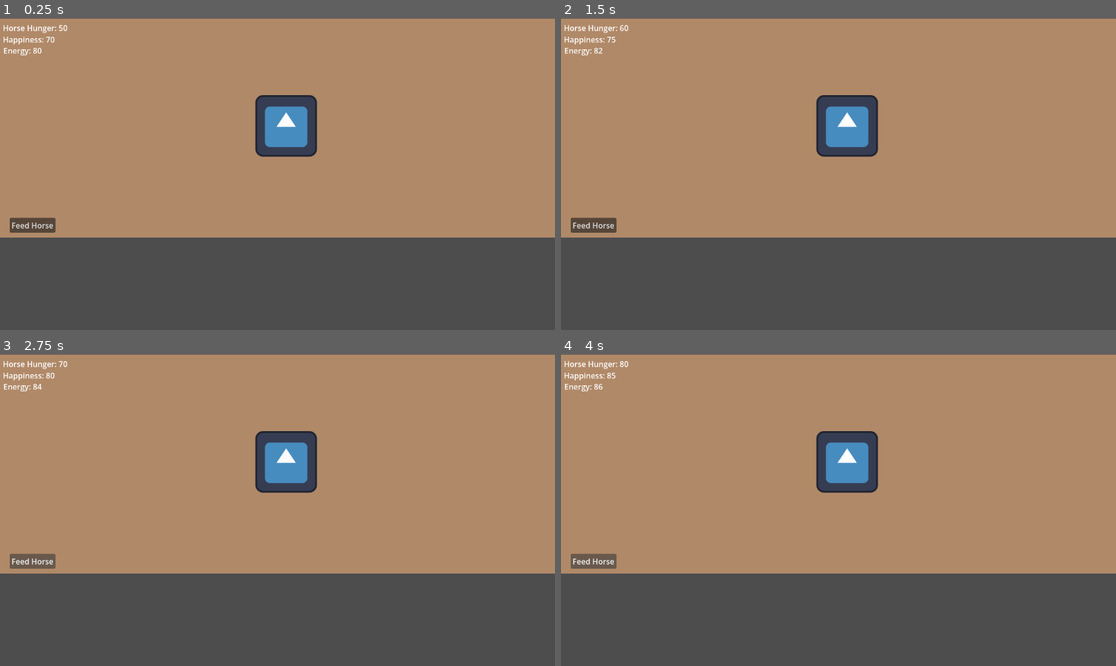
Above: before the commit, frames 1-4 (two rows, left to right).
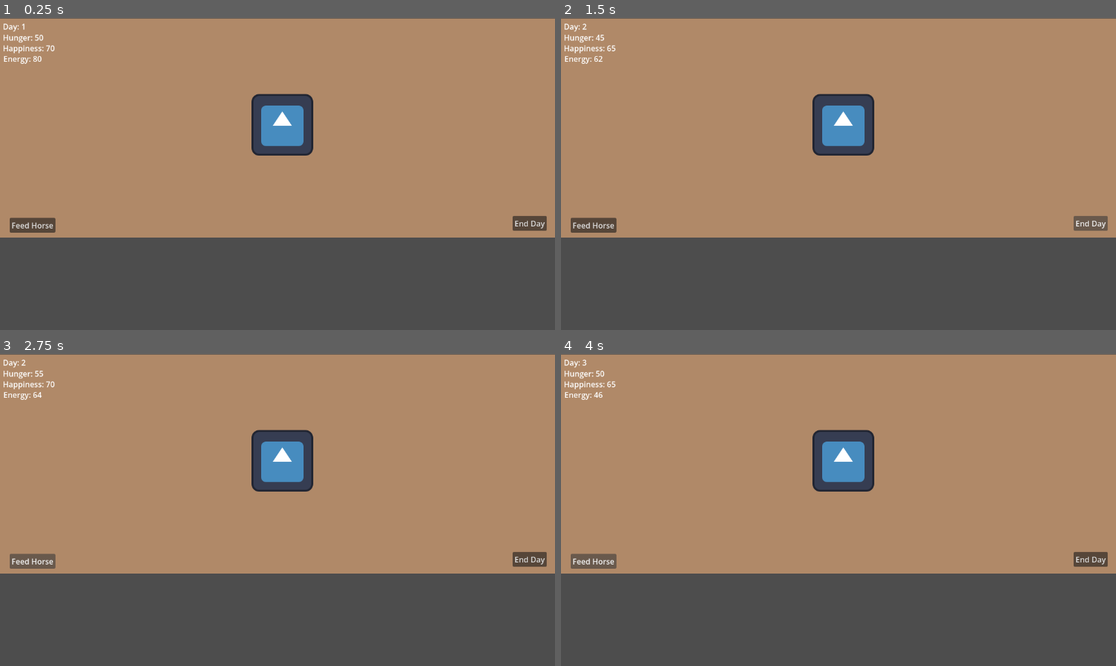
Above: after the commit, the same moments.

Repository: veronica-foltz/stable-tycoon
Game: Godot game, scene res://scenes/main.tscn
The game is run twice, just before and just after one commit, with the same random seed, the same clock (stepped at 60 frames per second) and the same inputs. The engine's default icon, where the game draws it, is replaced by a stand-in: a white triangle on a blue panel in a dark square.
Inputs (mouse positions are in pixels of both pictures, inside the frame that each line leads up to):
- Up to frame 1 (0.25 s): no input
- Up to frame 2 (1.5 s): click "Feed Horse" at 0.5 s; click (1088, 223) at 1.25 s, where only the run after the commit has a clickable "End Day"
- Up to frame 3 (2.75 s): click "Feed Horse" at 2 s
- Up to frame 4 (4 s): click (1088, 559) at 2.75 s, where only the run after the commit has a clickable "End Day"; click "Feed Horse" at 3.5 s

The runs differ from the first frame. In frame 1, 1.6% of the frame differs, in the area x 0-99%, y 1-69%; in frame 2, 1.6%; in frame 3, 1.6%; in frame 4, 1.6%.

Commit message:
End of day button
Added end of day button and connected it to main

Diff:
--- a/stable-tycoon/scenes/main.gd
+++ b/stable-tycoon/scenes/main.gd
@@ -7,9 +7,10 @@
 	update_hunger_label()
 	update_happiness_label()
 	update_energy_label()
+	update_day_label()
 
 func update_hunger_label():
-	hunger_label.text = "Horse Hunger: " + str(hunger)
+	hunger_label.text = "Hunger: " + str(hunger)
 
 func _on_feed_button_pressed():
 
@@ -44,3 +45,30 @@
 
 func update_energy_label():
 	energy_label.text = "Energy: " + str(energy)
+
+
+var day = 1
+@onready var day_label = $DayLabel
+
+func update_day_label():
+	day_label.text = "Day: " + str(day)
+
+func _on_end_day_button_pressed():
+	day += 1
+	hunger -= 15
+	happiness -= 10
+	energy -= 20
+
+	if hunger < 0:
+		hunger = 0
+
+	if happiness < 0:
+		happiness = 0
+
+	if energy < 0:
+		energy = 0
+
+	update_day_label()
+	update_hunger_label()
+	update_happiness_label()
+	update_energy_label()
--- a/stable-tycoon/scenes/main.tscn
+++ b/stable-tycoon/scenes/main.tscn
@@ -22,10 +22,10 @@
 
 [node name="Horse" type="TextureRect" parent="." unique_id=1936133364]
 layout_mode = 0
-offset_left = 530.0
-offset_top = 160.0
-offset_right = 658.0
-offset_bottom = 288.0
+offset_left = 522.0
+offset_top = 158.0
+offset_right = 650.0
+offset_bottom = 286.0
 texture = ExtResource("1_o5qli")
 
 [node name="FeedButton" type="Button" parent="." unique_id=345679970]
@@ -39,25 +39,42 @@
 [node name="HungerLabel" type="Label" parent="." unique_id=2134655799]
 layout_mode = 0
 offset_left = 6.0
-offset_top = 9.0
+offset_top = 29.0
 offset_right = 91.0
-offset_bottom = 32.0
+offset_bottom = 55.0
 text = "Hunger: 50"
 
 [node name="HappinessLabel" type="Label" parent="." unique_id=1211012208]
 layout_mode = 0
 offset_left = 6.0
-offset_top = 33.0
+offset_top = 51.0
 offset_right = 114.0
-offset_bottom = 56.0
+offset_bottom = 74.0
 text = "Happiness: 70"
 
 [node name="EnergyLabel" type="Label" parent="." unique_id=222197063]
 layout_mode = 0
 offset_left = 7.0
-offset_top = 56.0
+offset_top = 73.0
 offset_right = 87.0
-offset_bottom = 79.0
+offset_bottom = 96.0
 text = "Energy: 80"
 
+[node name="DayLabel" type="Label" parent="." unique_id=1117158441]
+layout_mode = 0
+offset_left = 6.0
+offset_top = 6.0
+offset_right = 54.0
+offset_bottom = 29.0
+text = "Day: 1"
+
+[node name="EndDayButton" type="Button" parent="." unique_id=381692743]
+layout_mode = 0
+offset_left = 1064.0
+offset_top = 411.0
+offset_right = 1135.0
+offset_bottom = 442.0
+text = "End Day"
+
 [connection signal="pressed" from="FeedButton" to="." method="_on_feed_button_pressed"]
+[connection signal="pressed" from="EndDayButton" to="." method="_on_end_day_button_pressed"]
